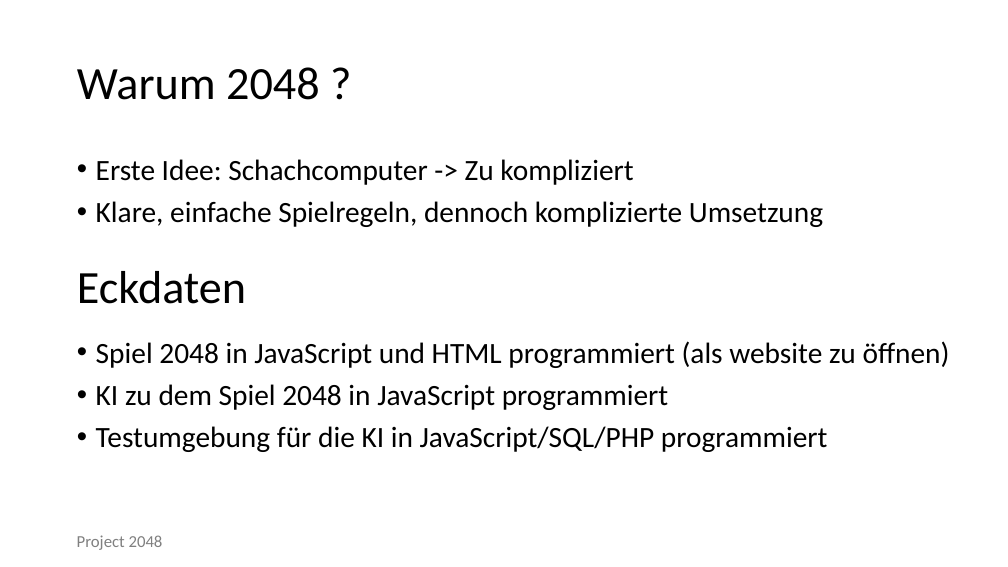
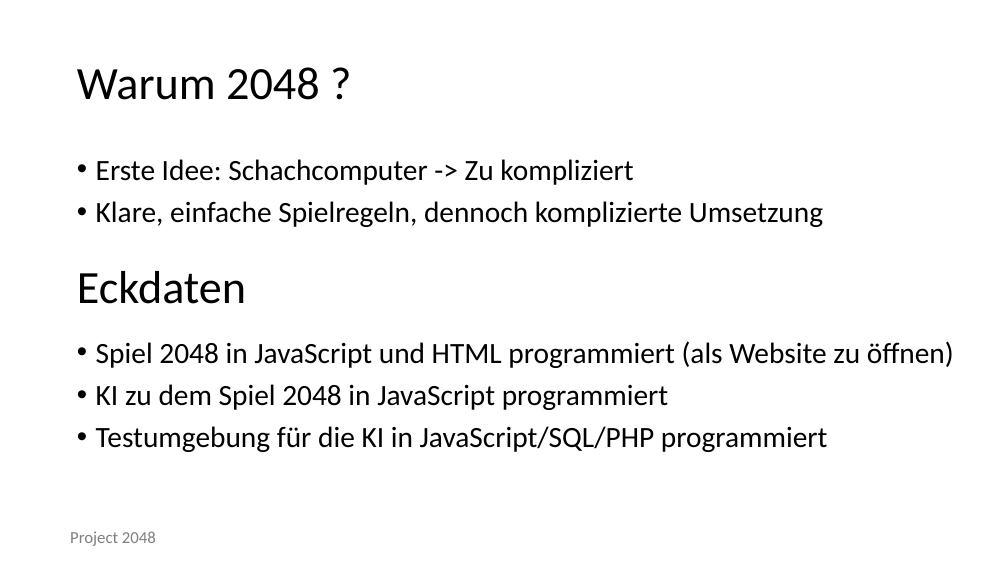
Before and after one commit to semklauke/2048, a slide deck: slide 2 of documentation/Presentation.pptx. Drawn at 1008x567 pixels with LibreOffice and Linux fonts; fonts in the diff are those of the drawing; background and template pictures are left out. Boxes give left, top, right and bottom in pixels: in the first picture for what was removed or moved away, otherwise in the second. Text is boxed around its words. In the diff, an @@ line names an element or a change of style, - is before the commit and + after.

```diff
--- a/documentation/Presentation.pptx
+++ b/documentation/Presentation.pptx
@@ text at (96, 341, 954, 368): text changed @@
-• Spiel 2048 in JavaScript und HTML programmiert (als website zu öffnen)
+• Spiel 2048 in JavaScript und HTML programmiert (als Website zu öffnen)
@@ text "Project 2048": place and size @@
-text "Project 2048" at (77, 535, 163, 550)
+text "Project 2048" at (70, 531, 156, 546)
```
Also in this commit, not shown: 14 other slides changed, 1 other file.
